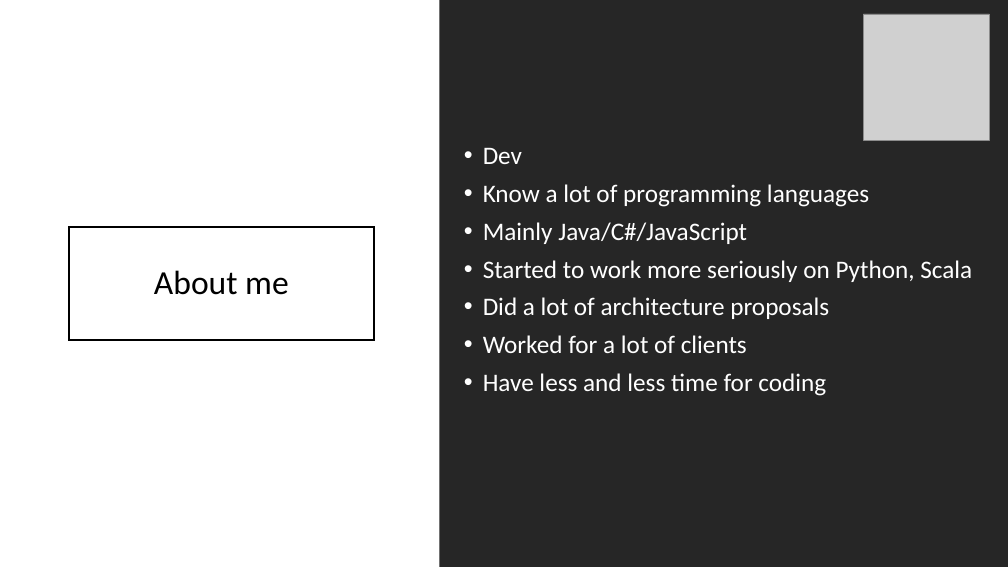
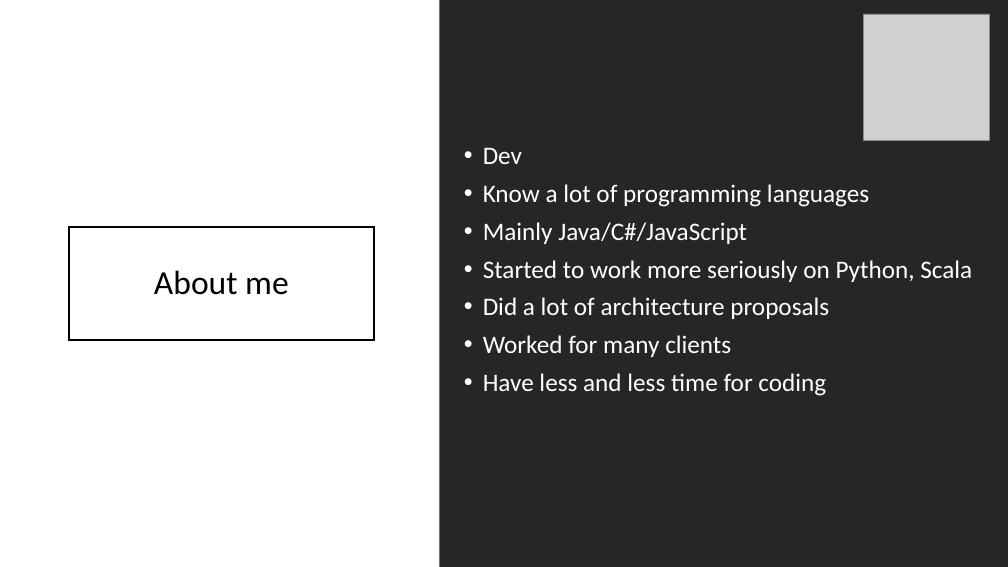
Before and after one commit to MihaiTheCoder/EventMadness, a slide deck: slide 2 of Reactive programming.pptx. Drawn at 1008x567 pixels with LibreOffice and Linux fonts; fonts in the diff are those of the drawing; grey boxes stand for pictures. Boxes give left, top, right and bottom in pixels: in the first picture for what was removed or moved away, otherwise in the second. Text is boxed around its words. In the diff, an @@ line names an element or a change of style, - is before the commit and + after.

```diff
--- a/Reactive programming.pptx
+++ b/Reactive programming.pptx
@@ text at [483,335,731,357]: text changed @@
-• Worked for a lot of clients
+• Worked for many clients
```
Also in this commit, not shown: 2 other slides changed.
